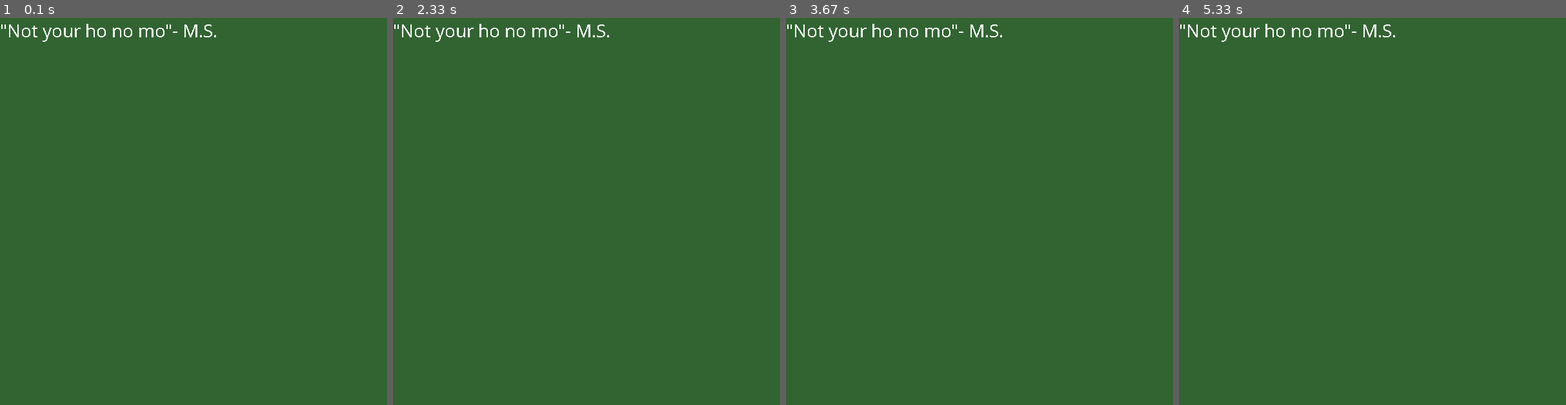
Above: before the commit, frames 1-4 (left to right).
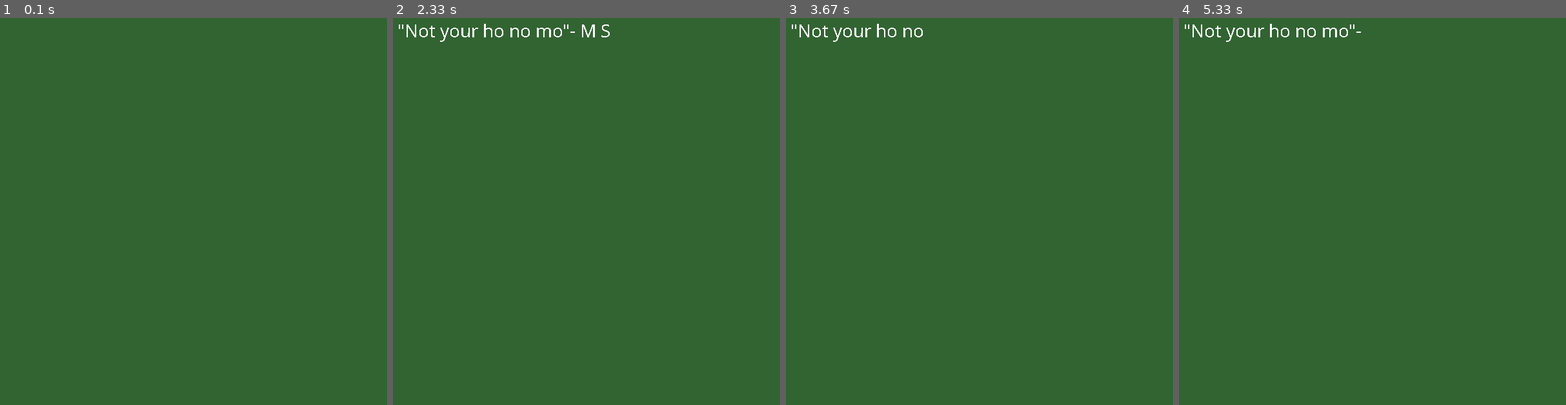
Above: after the commit, the same moments.

Repository: nd-dew/BigFish
Game: pygame game, started from tests/textDisplay.py
Same seed, same stepped clock (60 frames per second), same inputs: the game is played once before the commit and once after it.
Inputs:
- Up to frame 1 (0.1 s): no input
- Up to frame 2 (2.33 s): no input
- Up to frame 3 (3.67 s): no input
- Up to frame 4 (5.33 s): no input

The runs differ from the first frame. In frame 1, 0.4% of the frame differs, in the area x 0-56%, y 1-7%; in frame 2, 0.6%; in frame 3, 0.5%; in frame 4, 0.6%.

Commit message:
Explored text rendering, created tests

Diff:
--- /dev/null
+++ b/tests/counterRender.py
@@ -0,0 +1,33 @@
+import pygame
+
+# Init font, counter
+pygame.init()
+screen = pygame.display.set_mode([600, 600])
+screen_rect= screen.get_rect()
+myfont = pygame.font.SysFont('Comic Sans MS', 30)
+counter=0
+counter_img = myfont.render(str(counter), False, (255, 255, 255), None)
+counter_rect= counter_img.get_rect()
+
+# Create event to increment counter
+yourCounter= pygame.USEREVENT + 1
+pygame.time.set_timer(pygame.USEREVENT+1, 10)
+
+# MAIN LOOP
+running = True
+while running:
+    for event in pygame.event.get():
+        if event.type == pygame.QUIT or event.type == pygame.KEYDOWN and event.key == pygame.K_ESCAPE:
+            running = False
+        if event.type == yourCounter:
+            counter_img = myfont.render(str(counter), False, (255, 255, 255), None)
+            counter+=1
+
+
+    screen.fill([50,100,50])  # Redrawing the background each pass
+    counter_rect= counter_img.get_rect()
+    counter_rect.bottomright= screen_rect.bottomright
+    screen.blit(counter_img, counter_rect.topleft)
+    pygame.display.update()
+
+pygame.quit()
--- a/tests/textDisplay.py
+++ b/tests/textDisplay.py
@@ -1,18 +1,35 @@
 import pygame
 
 pygame.init()
-pygame.font.init() # you have to call this at the start,
+# pygame.font.init() # you have to call this at the start,
 myfont = pygame.font.SysFont('Comic Sans MS', 30)
-textsurface = myfont.render('"Not your ho no mo"- M.S.', False, (255, 255, 255), None)
+string= '"Not your ho no mo"- M S .'
+splitted= string.split()
+i=0
+currently_showed=''
+textsurface = myfont.render(currently_showed, False, (255, 255, 255), None)
 
+
+addTEXT= pygame.USEREVENT+1
+pygame.time.set_timer(pygame.USEREVENT+1, 100)
 
 screen = pygame.display.set_mode([600, 600])
 
 running = True
+
 while running:
     for event in pygame.event.get():
         if event.type == pygame.QUIT or event.type == pygame.KEYDOWN and event.key == pygame.K_ESCAPE:
             running = False
+        if event.type ==addTEXT:
+            currently_showed += ' '
+            currently_showed += splitted[i]
+
+            currently_showed= '' if currently_showed[-1] == '.' else currently_showed
+            i = (i + 1 + len(splitted)) % len(splitted)
+            textsurface = myfont.render(currently_showed, False, (255, 255, 255), None)
+
+
     screen.fill([50,100,50])  # Redrawing the background each pass
 
     screen.blit(textsurface, (0, 0))
Not shown, changed: README.md
